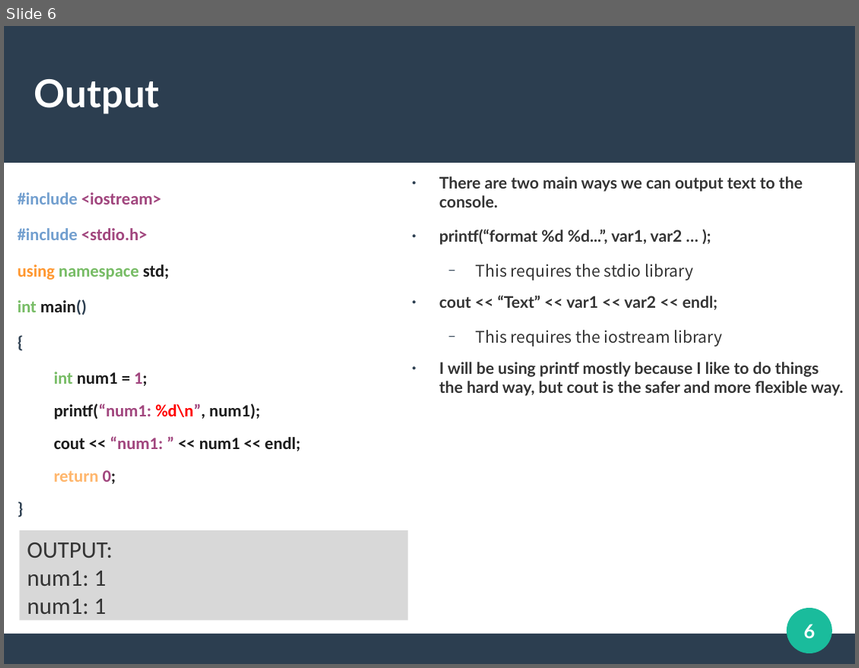
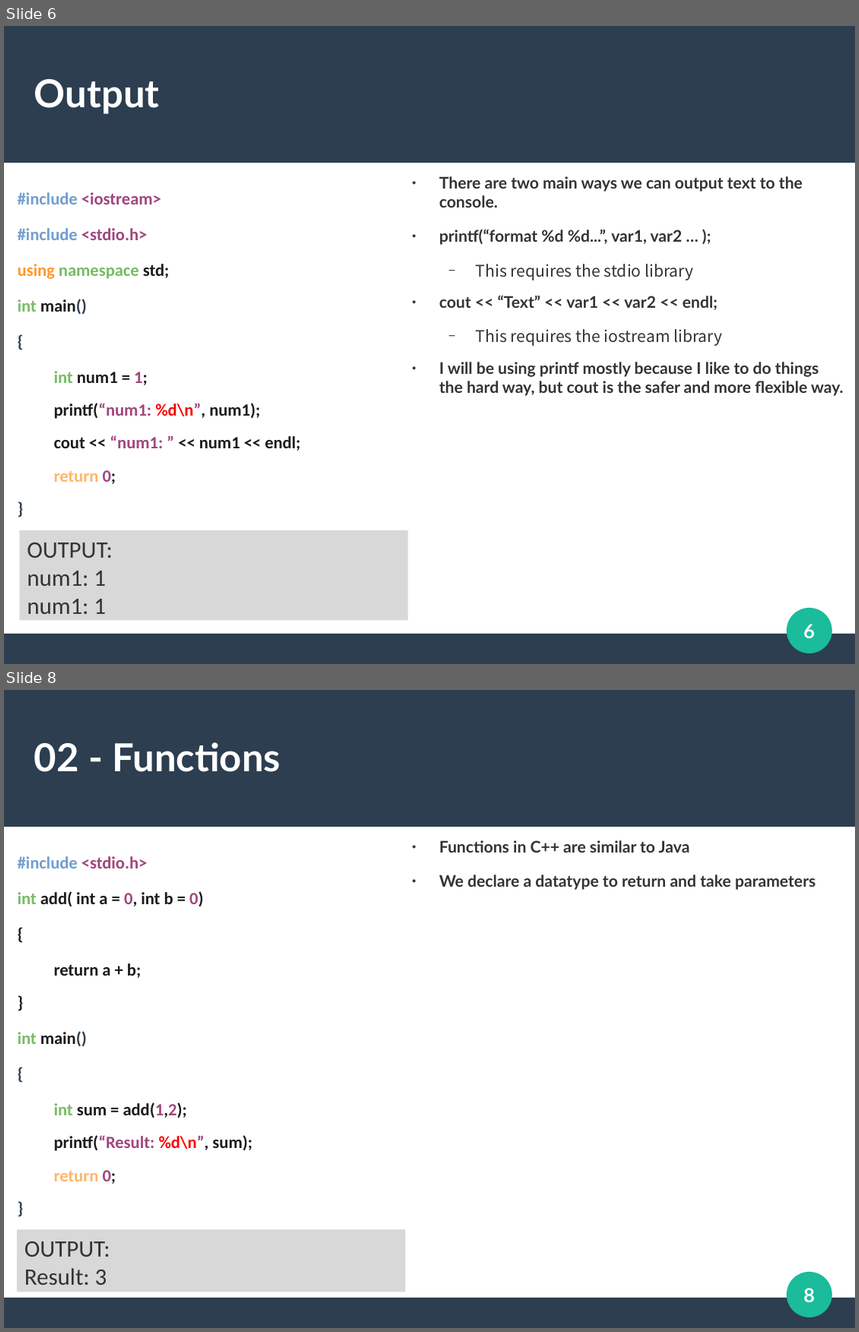
Before and after one commit to DuongTyler/CppCrashCourse, a slide deck: CPP.odp. Shown one above the other, each under a label of ours: slide 6 before the commit, slides 6 and 8 after it; the slides between them are not shown. The pictures are 859x668 and 859x1332 pixels, drawn with LibreOffice and Linux fonts; fonts in the diff are those of the drawing. Boxes give left, top, right and bottom in pixels: in the first picture for what was removed or moved away, otherwise in the second. Text is boxed around its words. In the diff, an @@ line names an element or a change of style, - is before the commit and + after.

```diff
--- a/CPP.odp
+++ b/CPP.odp
@@ slide 8 added at box(4, 690, 855, 1328), background #FFFFFF; not listed: 3 template elements that a slide beside it also shows @@
@@ title added at box(34, 742, 281, 772), 36 pt, text #FFFFFF, bold @@
+02 - Functions
@@ text added at box(439, 840, 816, 890), 15 pt, text #333333, bold @@
+● Functions in C++ are similar to Java
+● We declare a datatype to return and take parameters
@@ text added at box(18, 856, 253, 1184), 16 pt, text #1C1C1C, bold @@
+#include <stdio.h>
+● int add( int a = 0, int b = 0)
+● {
+  return a + b;
+● }
+int main()
+{
+  int sum = add(1,2);
+  printf(“Result: %d\n”, sum);
+  return 0;
+}
@@ rectangle added at box(17, 1230, 405, 1293), fill #B2B2B2 at 50% opacity, 22 pt, text #333333 @@
+OUTPUT:
+Result: 3
@@ page number added at box(804, 1288, 815, 1303), 18 pt, text #FFFFFF, bold @@
+8
```
Also in this commit, not shown: 2 slides changed, 4 other slides added.
